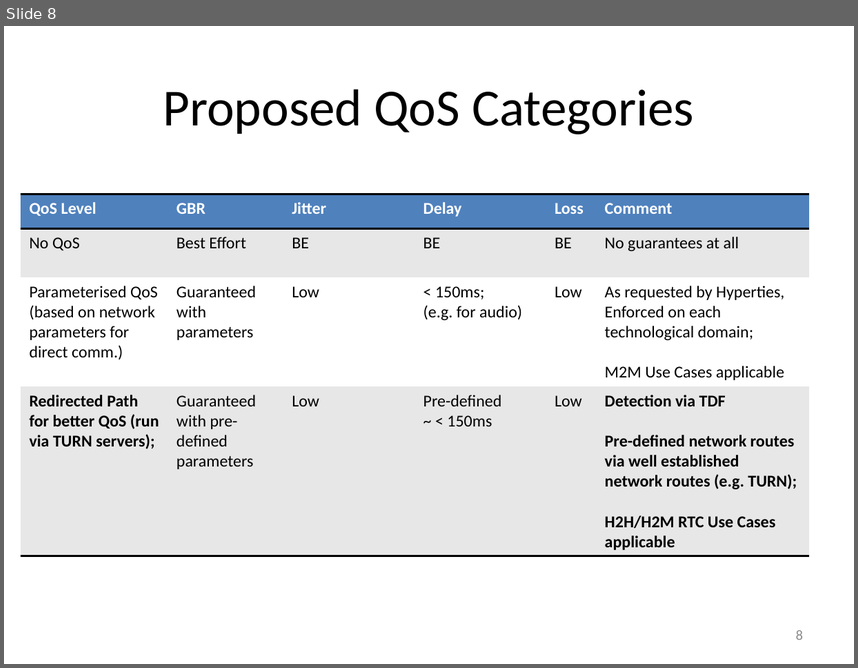
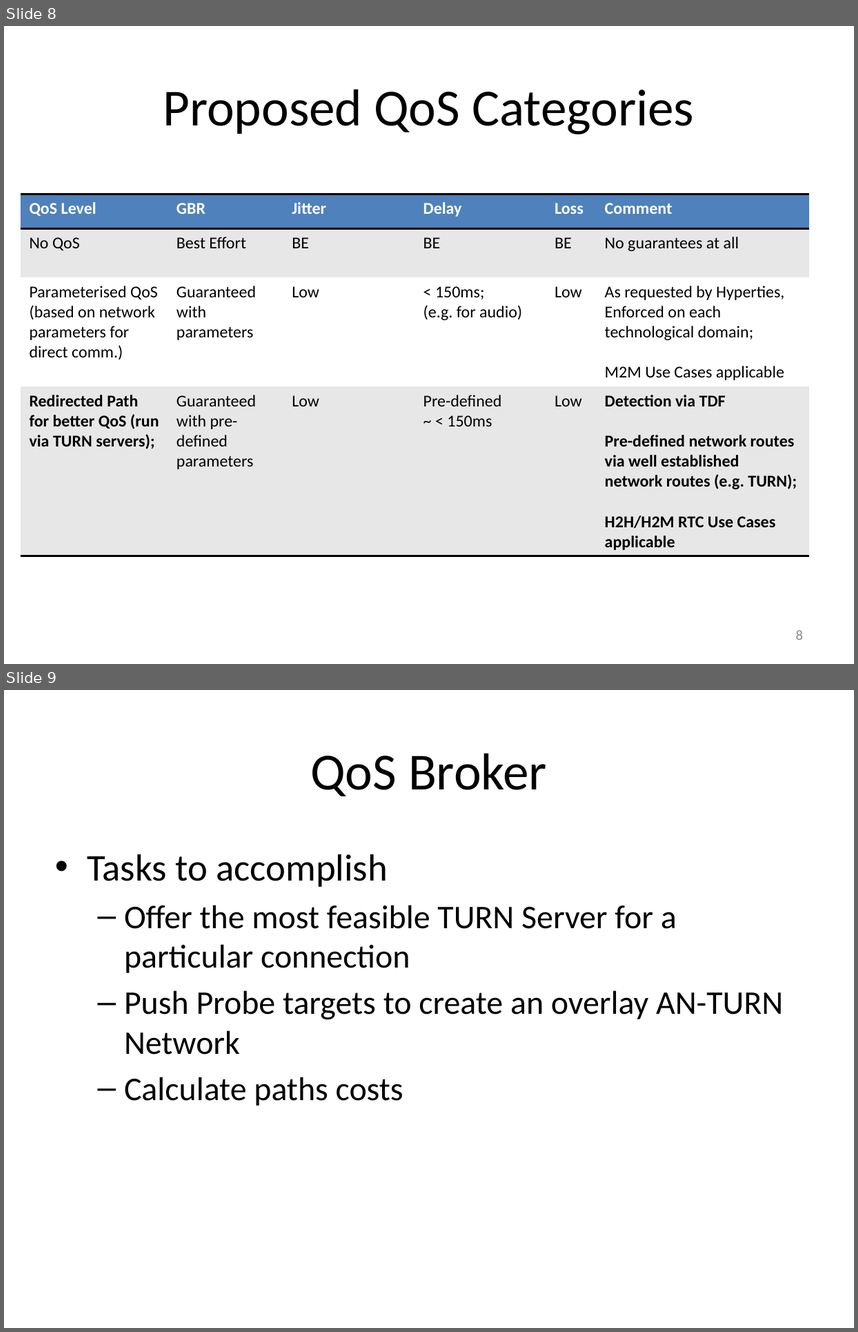
Before and after one commit to reTHINK-project/core-framework, a slide deck: docs/meetings/WP3.3/architectures_solutions_new.pptx. Shown one above the other, each under a label of ours: slide 8 before the commit, slides 8 and 9 after it. The pictures are 858x668 and 858x1332 pixels, drawn with LibreOffice and Linux fonts; fonts in the diff are those of the drawing. Boxes give left, top, right and bottom in pixels: in the first picture for what was removed or moved away, otherwise in the second. Text is boxed around its words. In the diff, an @@ line names an element or a change of style, - is before the commit and + after.

Commit message:
Metric Discussion for feasible TURN Services

```diff
--- a/docs/meetings/WP3.3/architectures_solutions_new.pptx
+++ b/docs/meetings/WP3.3/architectures_solutions_new.pptx
@@ slide 9 added at (4, 690, 854, 1328), background #FFFFFF @@
@@ title added at (310, 753, 547, 796), 44 pt, text #000000 @@
+QoS Broker
@@ text added at (87, 854, 783, 1105), 28 pt, text #000000 @@
+• Tasks to accomplish
+  – Offer the most feasible TURN Server for a particular connection
+  – Push Probe targets to create an overlay AN-TURN Network
+  – Calculate paths costs
```
Also in this commit, not shown: 11 other slides added.
